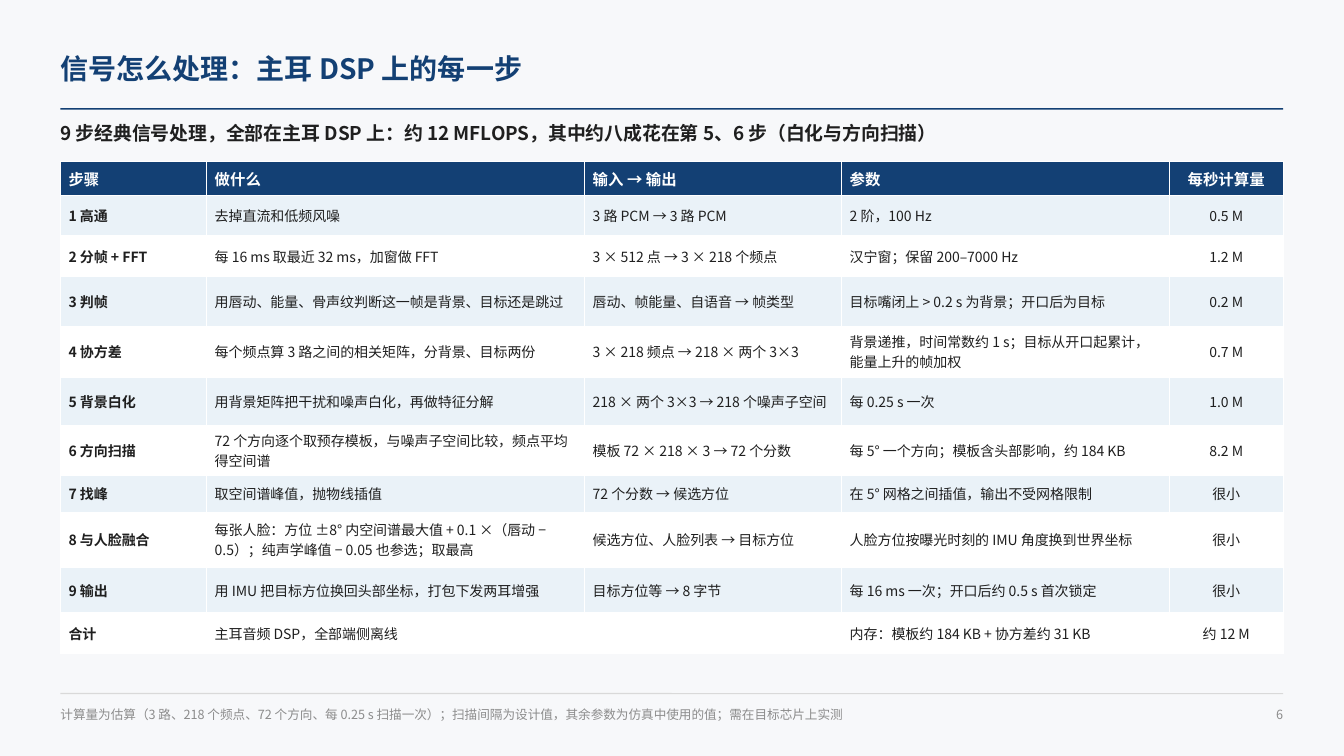
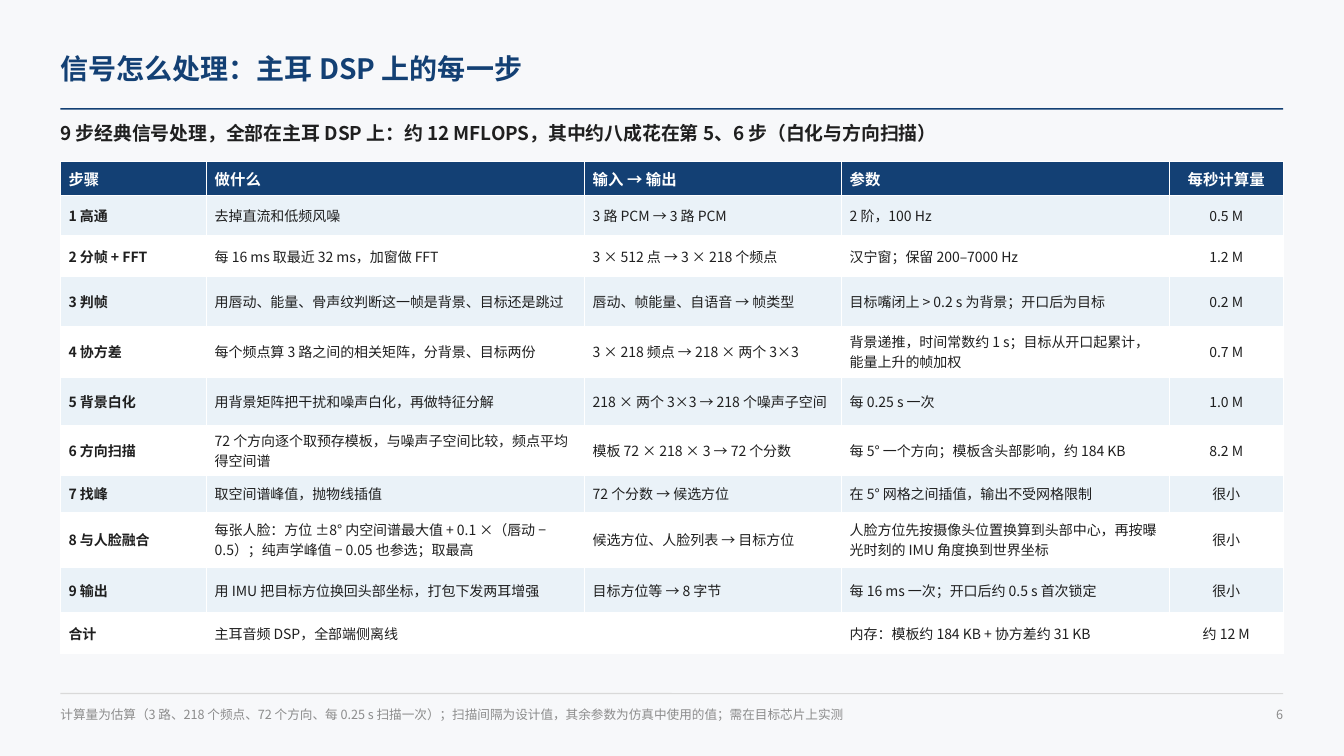
Before and after one commit to ZeroFoxxi/ssl-scene1, a slide deck: slide 6 of 02_耳机声源定位/耳机摄像头听觉辅助_整体设计方案.pptx. Drawn at 1344x756 pixels with LibreOffice and Linux fonts; fonts in the diff are those of the drawing. Boxes give left, top, right and bottom in pixels: in the first picture for what was removed or moved away, otherwise in the second. Text is boxed around its words. In the diff, an @@ line names an element or a change of style, - is before the commit and + after.

```diff
--- a/02_耳机声源定位/耳机摄像头听觉辅助_整体设计方案.pptx
+++ b/02_耳机声源定位/耳机摄像头听觉辅助_整体设计方案.pptx
@@ table at [60,161,1284,645] @@
-row 9, column 4: 人脸方位按曝光时刻的 IMU 角度换到世界坐标
+row 9, column 4: 人脸方位先按摄像头位置换算到头部中心，再按曝光时刻的 IMU 角度换到世界坐标
```
Also in this commit, not shown: 1 other slide changed, 1 slide added, 5 other files.
